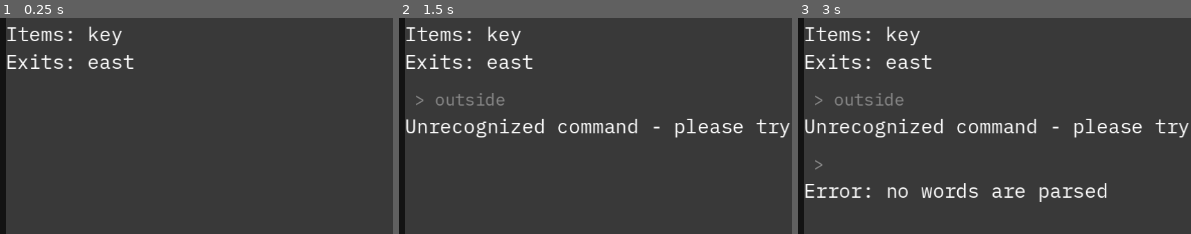
Above: before the commit, frames 1-3 (left to right).
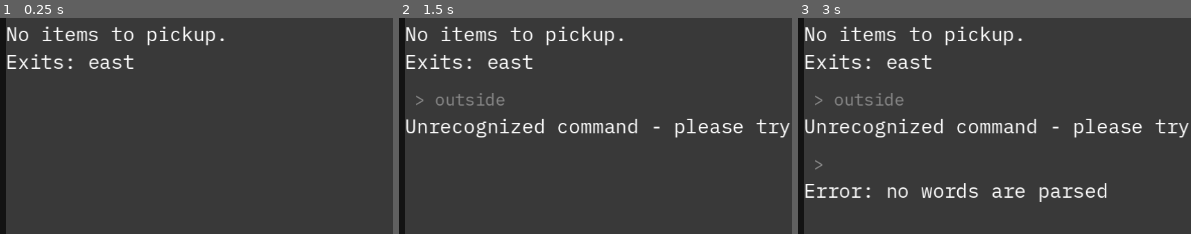
Above: after the commit, the same moments.

Repository: Gordope/CoT
Game: Godot game, scene res://control_(root).tscn
The game is run twice, just before and just after one commit, with the same random seed, the same clock (stepped at 60 frames per second) and the same inputs.
Inputs (mouse positions are % of the whole screen's width and height, from its top left):
- Up to frame 1 (0.25 s): no input
- Up to frame 2 (1.5 s): click (52, 94) at 0.52 s; type "outside" at 0.6 s; tap Enter at 1.25 s
- Up to frame 3 (3 s): tap Space at 2 s; tap Enter at 2.75 s
The pictures show only the part of the screen within x 0-50%, y 16-66%; the shares and areas given below are measured in that part.

The runs differ from the first frame. In frame 1, 1.7% of the frame differs, in the area x 1-57%, y 3-24%; in frame 2, 1.7%; in frame 3, 1.7%.

Commit message:
use not working yet

Diff:
--- a/command_processor.gd
+++ b/command_processor.gd
@@ -27,6 +27,8 @@
 			return drop(second_word)
 		"inventory":
 			return inventory()
+		"use":
+			return use(second_word)
 		"help":
 			return help()
 		_:
@@ -38,10 +40,13 @@
 
 	if current_room.exits.keys().has(second_word):
 		var exit = current_room.exits[second_word]
+		if exit.is_other_room_locked(current_room):
+			return "That exit is currently locked"
+
 		var change_response = change_room(exit.get_other_room(current_room))
 		return "\n".join(PackedStringArray(["You go %s." % second_word, change_response]))
 	else:
-		return "This room has no exit in that direction."
+		return "This room has no exit in that direction!"
 
 func take(second_word: String) -> String:
 	if second_word == " ":
@@ -70,6 +75,25 @@
 	return player.get_inventory_list()
 
 
+func use(second_word: String) -> String:
+	if second_word == " ":
+		return "Use what?"
+
+	for item in player.inventory:
+		if second_word.to_lower() == item.item_name.to_lower():
+			match item.item_type:
+				Types.ItemTypes.KEY:
+					for exit in current_room.exits.values():
+						if exit.room_2 == item.use_value:
+							exit.room_2_is_locked = false
+							player.drop_item(item)
+							return "You use %s to unlock a door to %s" % [item.item_name, exit.room_2.room_name]
+						return "That item does not unlock any doors in this room"
+				_:
+					return "Error - tried to use an item of invalid item type"
+	return "You don't have that item."
+
+
 func help() -> String:
 	return "You can use these commands: go [location], take [item], drop [item], inventory, help"
 
--- a/control_(root).tscn
+++ b/control_(root).tscn
@@ -54,6 +54,14 @@
 offset_bottom = -295.0
 room_name = "outside"
 room_description = "outside village"
+
+[node name="ShedRoom" parent="RoomManager" instance=ExtResource("3_2tqjk")]
+offset_left = 482.0
+offset_top = -544.0
+offset_right = 746.0
+offset_bottom = -444.0
+room_name = "a shed"
+room_description = "a dusty old shed used for storage"
 
 [node name="Background" type="PanelContainer" parent="."]
 layout_mode = 1
--- a/items/item.gd
+++ b/items/item.gd
@@ -5,6 +5,9 @@
 @export var item_name := "Item Name"
 @export var item_type := Types.ItemTypes.KEY
 
+var use_value = null
+
+
 
 func initialize(item_name: String, item_type: Types.ItemTypes):
 	self.item_name = item_name
--- a/rooms/Exit.gd
+++ b/rooms/Exit.gd
@@ -9,6 +9,16 @@
 var room_2_is_locked := false
 
 
+func is_other_room_locked(current_room) -> bool:
+	if current_room == room_1:
+		return room_2_is_locked
+	elif current_room == room_2:
+		return room_1_is_locked
+	else:
+		printerr("The room you tried to find is not connected to this exit.")
+		return true
+
+
 func get_other_room(current_room):
 	if current_room == room_1:
 		return room_2
--- a/rooms/room.gd
+++ b/rooms/room.gd
@@ -50,10 +50,20 @@
 func get_exit_description() -> String:
 	return "Exits: " + " ".join(PackedStringArray(exits.keys()))
 
-func connect_exit(direction: String, room):
+
+func connect_exit_locked(direction: String, room):
+	_connect_exit(direction, room, true)
+
+
+func connect_exit_unlocked(direction: String, room):
+	_connect_exit(direction, room, false)
+
+
+func _connect_exit(direction: String, room, is_locked: bool = false):
 	var exit = Exit.new()
 	exit.room_1 = self
 	exit.room_2 = room
+	exit.room_2_is_locked = is_locked
 	exits[direction] = exit
 	match direction:
 		"west":
--- a/rooms/room_manager.gd
+++ b/rooms/room_manager.gd
@@ -5,6 +5,10 @@
 func _ready() -> void:
 	var key = Item.new()
 	key.initialize("key", Types.ItemTypes.KEY)
+	key.use_value = $ShedRoom
 
-	$HouseRoom.connect_exit("east", $OutsideRoom)
-	$HouseRoom.add_item(key)
+
+	$HouseRoom.connect_exit_unlocked("east", $OutsideRoom)
+
+	$OutsideRoom.add_item(key)
+	$OutsideRoom.connect_exit_locked("north", $ShedRoom)
